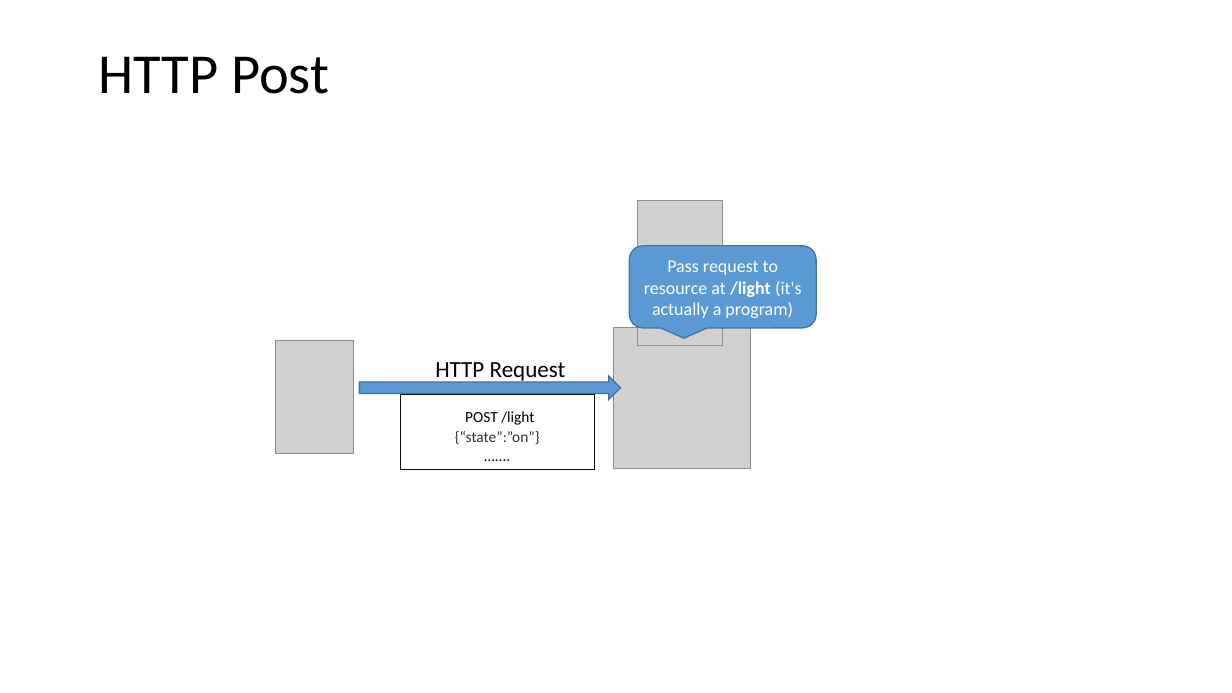
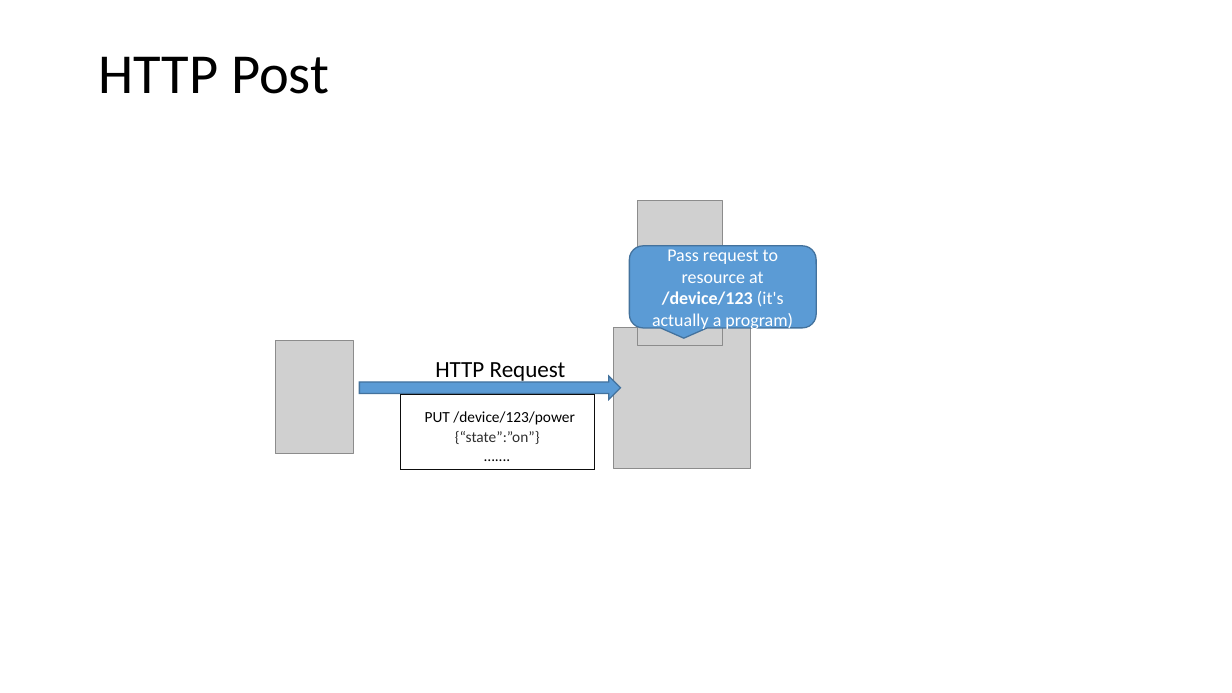
Before and after one commit to setu-comp-sci-2025/computer-systems-networks, a slide deck: slide 19 of topic-09-week9/unit-1/talk-01/HTTP.pptx (slide 17 before the commit). Drawn at 1232x693 pixels with LibreOffice and Linux fonts; fonts in the diff are those of the drawing; grey boxes stand for pictures. Boxes give left, top, right and bottom in pixels: in the first picture for what was removed or moved away, otherwise in the second. Text is boxed around its words. In the diff, an @@ line names an element or a change of style, - is before the commit and + after.

```diff
--- a/topic-09-week9/unit-1/talk-01/HTTP.pptx
+++ b/topic-09-week9/unit-1/talk-01/HTTP.pptx
@@ text in rounded speech box at bbox=[652, 249, 793, 331]: text changed @@
-Pass request to resource at /light (it's actually a program)
+Pass request to resource at /device/123 (it's actually a program)
@@ text in rectangle at bbox=[425, 411, 574, 444]: text changed; text colour #303030 to #000000 @@
-POST /light
-{“state”:”on”}
+PUT /device/123/power
+{“state”:”on”}
```
Also in this commit, not shown: 2 other slides changed, 2 slides added, 1 slide removed, 20 other files.
